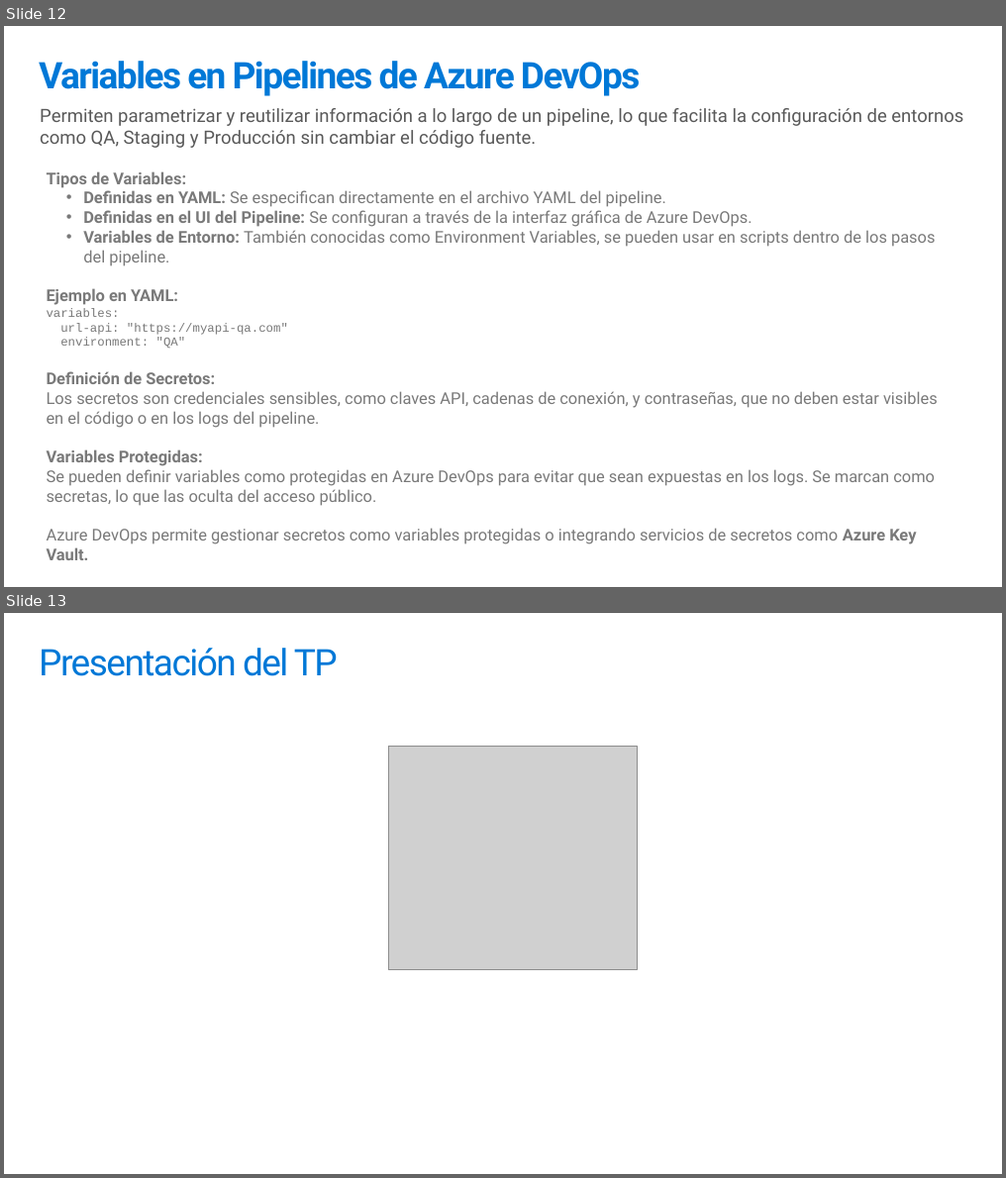
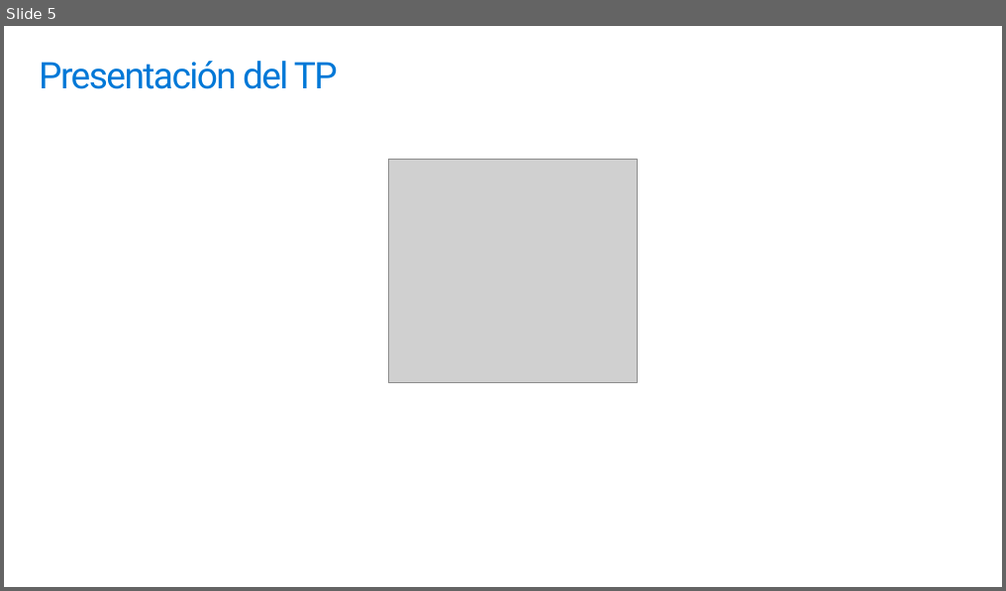
Before and after one commit to ingsoft3ucc/TPS_2024, a slide deck: trabajos/09-contenedores-azure-automatizacion-Parte2.pptx. Shown one above the other, each under a label of ours: slides 12 and 13 before the commit, slide 5 after it. The pictures are 1006x1178 and 1006x591 pixels, drawn with LibreOffice and Linux fonts; fonts in the diff are those of the drawing; grey boxes stand for pictures. Boxes give left, top, right and bottom in pixels: in the first picture for what was removed or moved away, otherwise in the second. Text is boxed around its words. In the diff, an @@ line names an element or a change of style, - is before the commit and + after.

```diff
--- a/trabajos/09-contenedores-azure-automatizacion-Parte2.pptx
+++ b/trabajos/09-contenedores-azure-automatizacion-Parte2.pptx
@@ slide 12 removed at <box>4,26,1002,587</box>, background #FFFFFF @@
@@ title removed at <box>39,61,640,96</box> @@
-Variables en Pipelines de Azure DevOps
@@ text removed at <box>40,108,963,148</box> @@
-Permiten parametrizar y reutilizar información a lo largo de un pipeline, lo que facilita la configuración de entornos como QA, Staging y Producción sin cambiar el código fuente.
@@ text removed at <box>47,172,938,561</box> @@
-Tipos de Variables:
-  • Definidas en YAML: Se especifican directamente en el archivo YAML del pipeline.
-  • Definidas en el UI del Pipeline: Se configuran a través de la interfaz gráfica de Azure DevOps.
-  • Variables de Entorno: También conocidas como Environment Variables, se pueden usar en scripts dentro de los pasos del pipeline.
-Ejemplo en YAML:
-variables:
-url-api: "https://myapi-qa.com"
-environment: "QA"
-Definición de Secretos:
-Los secretos son credenciales sensibles, como claves API, cadenas de conexión, y contraseñas, que no deben estar visibles en el código o en los logs del pipeline.
-Variables Protegidas:
-Se pueden definir variables como protegidas en Azure DevOps para evitar que sean expuestas en los logs. Se marcan como secretas, lo que las oculta del acceso público.
-Azure DevOps permite gestionar secretos como variables protegidas o integrando servicios de secretos como Azure Key Vault.
@@ what was slide 13 is now slide 5 @@
```
Also in this commit, not shown: 2 slides changed, 7 other slides removed, 1 other file.
